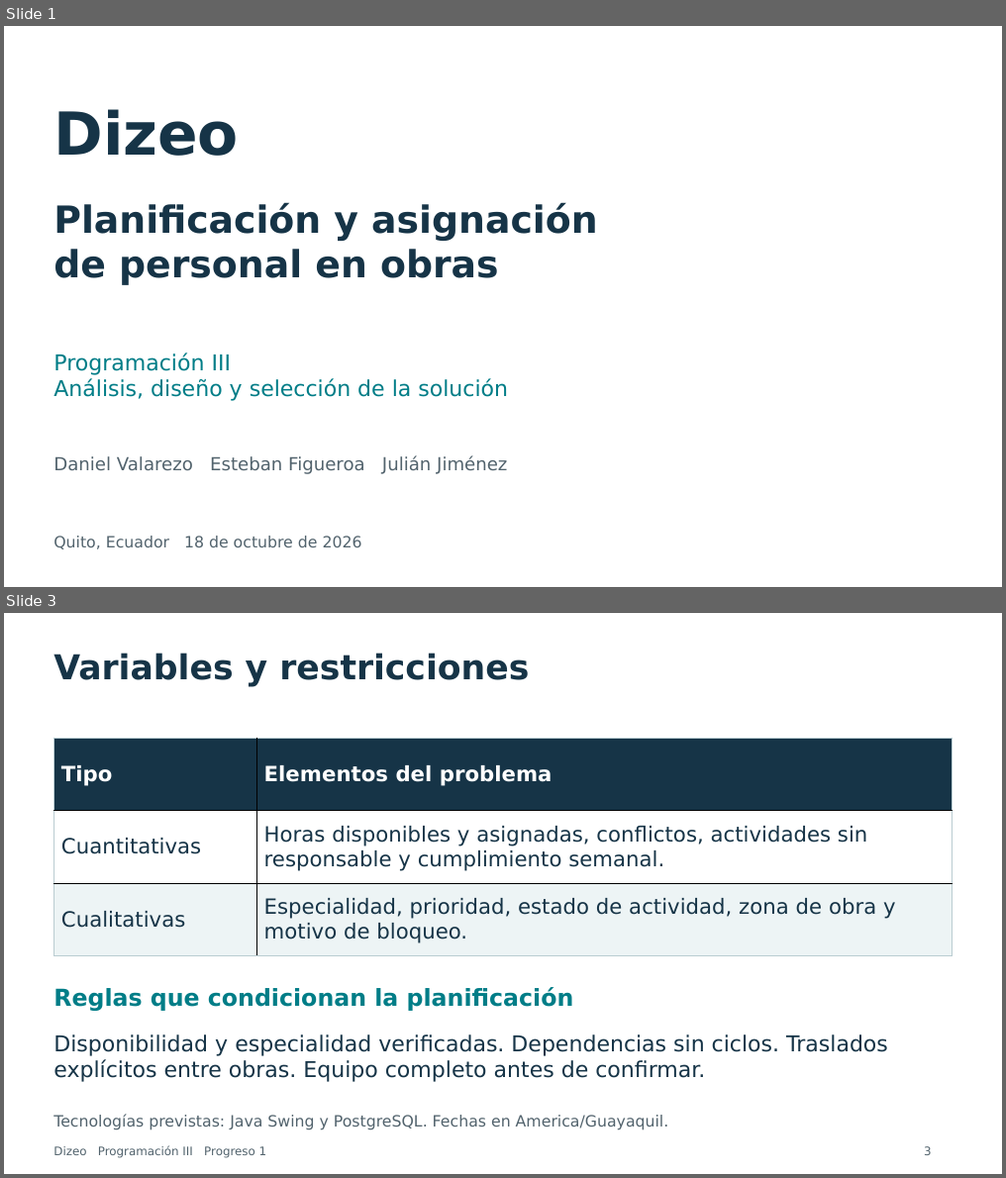
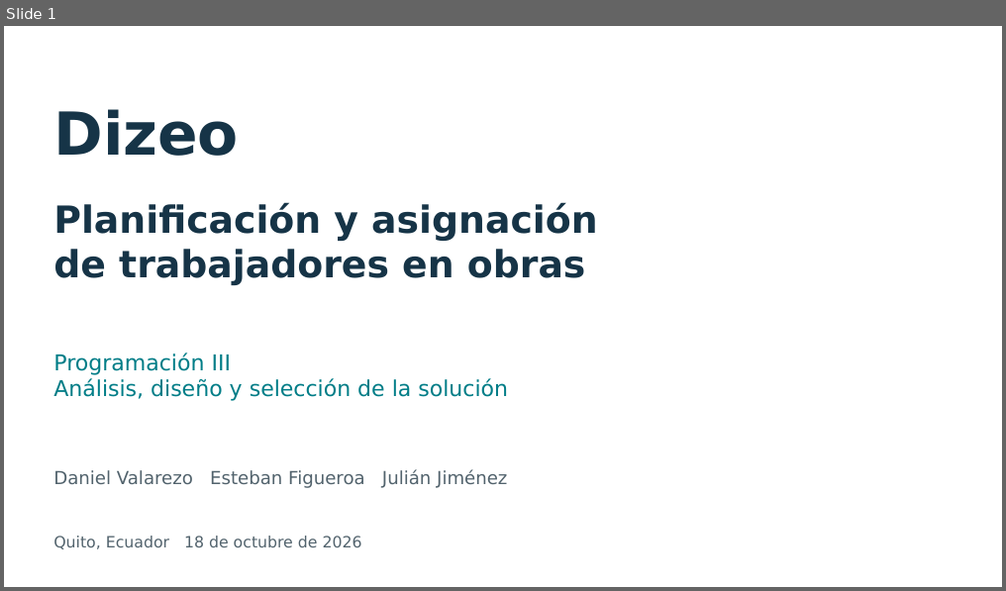
Before and after one commit to dxni999/avanceprogra, a slide deck: docs/presentacion/Presentacion_Dizeo_Progreso1_Final.pptx. Shown one above the other, each under a label of ours: slides 1 and 3 before the commit, slide 1 after it; the slides between them are not shown. The pictures are 1006x1178 and 1006x591 pixels, drawn with LibreOffice and Linux fonts; fonts in the diff are those of the drawing. Boxes give left, top, right and bottom in pixels: in the first picture for what was removed or moved away, otherwise in the second. Text is boxed around its words. In the diff, an @@ line names an element or a change of style, - is before the commit and + after.

```diff
--- a/docs/presentacion/Presentacion_Dizeo_Progreso1_Final.pptx
+++ b/docs/presentacion/Presentacion_Dizeo_Progreso1_Final.pptx
@@ slide 3 removed at <box>4,613,1002,1174</box>, background #FFFFFF @@
@@ text removed at <box>54,653,529,687</box> @@
-Variables y restricciones
@@ table removed at <box>54,738,952,957</box>, 3 rows, 2 columns @@
-Tipo | Elementos del problema
-Cuantitativas | Horas disponibles y asignadas, conflictos, actividades sin responsable y cumplimiento semanal.
-Cualitativas | Especialidad, prioridad, estado de actividad, zona de obra y motivo de bloqueo.
@@ text removed at <box>54,987,574,1011</box> @@
-Reglas que condicionan la planificación
@@ text removed at <box>54,1035,888,1082</box> @@
-Disponibilidad y especialidad verificadas. Dependencias sin ciclos. Traslados explícitos entre obras. Equipo completo antes de confirmar.
@@ text removed at <box>54,1114,669,1131</box> @@
-Tecnologías previstas: Java Swing y PostgreSQL. Fechas en America/Guayaquil.
@@ text removed at <box>54,1147,267,1158</box> @@
-Dizeo Programación III Progreso 1
@@ text removed at <box>924,1147,932,1156</box> @@
-3
@@ slide 1 changed as well @@
@@ text at <box>54,249,586,285</box>: text changed @@
-de personal en obras
+de trabajadores en obras
@@ text "Daniel Valarezo Esteban Figueroa Julián ...": place and size @@
-text "Daniel Valarezo Esteban Figueroa Julián ..." at <box>54,457,507,474</box>
+text "Daniel Valarezo Esteban Figueroa Julián ..." at <box>54,470,507,488</box>
```
Also in this commit, not shown: 2 other slides changed, 6 slides added, 6 other slides removed, 5 other files.
